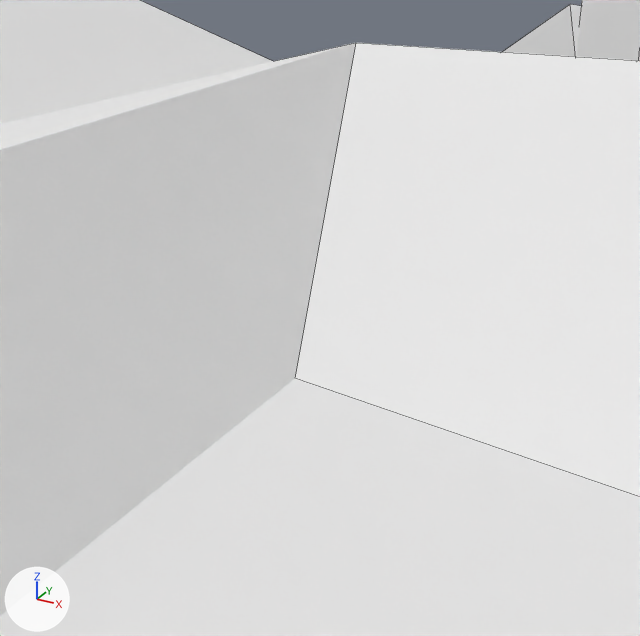
The OBJ model src/main/resources/assets/ivv/objmodels/parts/tda.obj, before and after one commit.
Both versions are drawn from a camera (50 mm lens) standing at (0.0153, 2.095, -1.6049) and looking at (-0.0005, 2.1237, -1.6193). Arrows for +X, +Y and +Z are at lower left; the lights stay in place. Mesh edges are drawn as thin lines. Where no turn or scale is listed for an object, it has been applied to the vertices.

The older version as bpy lines, for what is in view:
```python
me_belly = bpy.data.meshes.new('belly')
me_belly.from_pydata(...)  # 29 vertices, 18 faces; spans x -1.25..1.25, y -0.75..2.62, z -1.83..-1.44
me_belly.materials.append(mat_m_2)  # white #e7e7e7
me_tail = bpy.data.meshes.new('tail')
me_tail.from_pydata(...)  # 96 vertices, 72 faces; spans x -0.763..0.096, y 2.956..3.796, z -2.099..-1.388
me_tail.materials.append(mat_m_2)  # white #e7e7e7
ob_belly = bpy.data.objects.new('belly', me_belly)
ob_belly.location = (0.0, 0.0, 0.0)
ob_tail = bpy.data.objects.new('tail', me_tail)
ob_tail.location = (0.0, 0.0, 0.0)
```
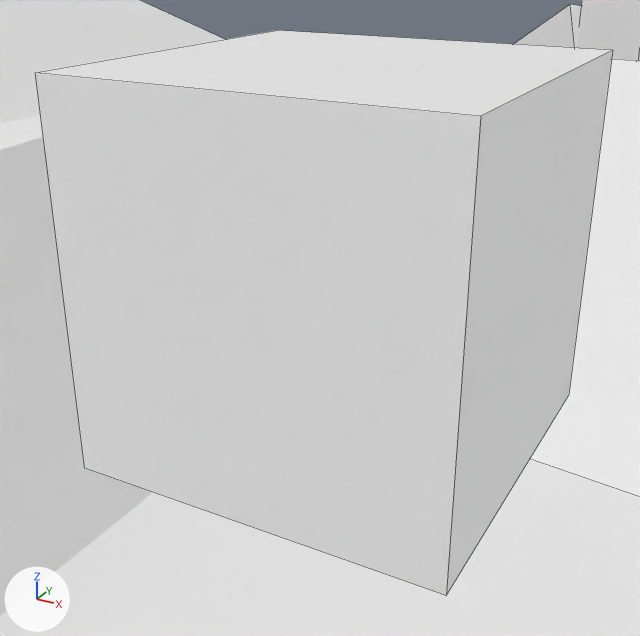
Scene script edits in JSON lines:
```json
{"op": "add", "block": "me_lowbeams", "code": ["me_lowbeams = bpy.data.meshes.new('lowbeams')", "me_lowbeams.from_pydata(...)  # a box spanning x -0.0078..0.0078, y 2.1172..2.1328, z -1.625..-1.6094", "me_lowbeams.materials.append(mat_m_2)  # white #e7e7e7"]}
{"op": "add", "block": "ob_lowbeams", "code": ["ob_lowbeams = bpy.data.objects.new('lowbeams', me_lowbeams)", "ob_lowbeams.location = (0.0, 0.0, 0.0)"]}
```

Location of each change, [x1, y1, x2, y2] in pixels of the pictures (640 x 636 px):
```json
{"object": "lowbeams", "change": "added", "after": [35, 30, 612, 595]}
{"object": "belly", "change": "unchanged, covered by the edit", "before": [0, 0, 640, 636], "after": [0, 0, 640, 636]}
```
